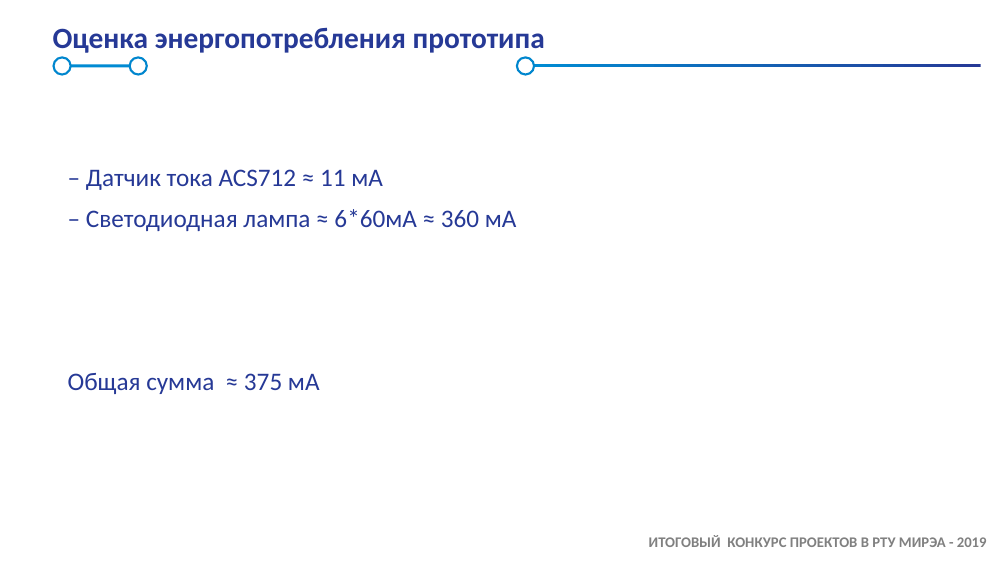
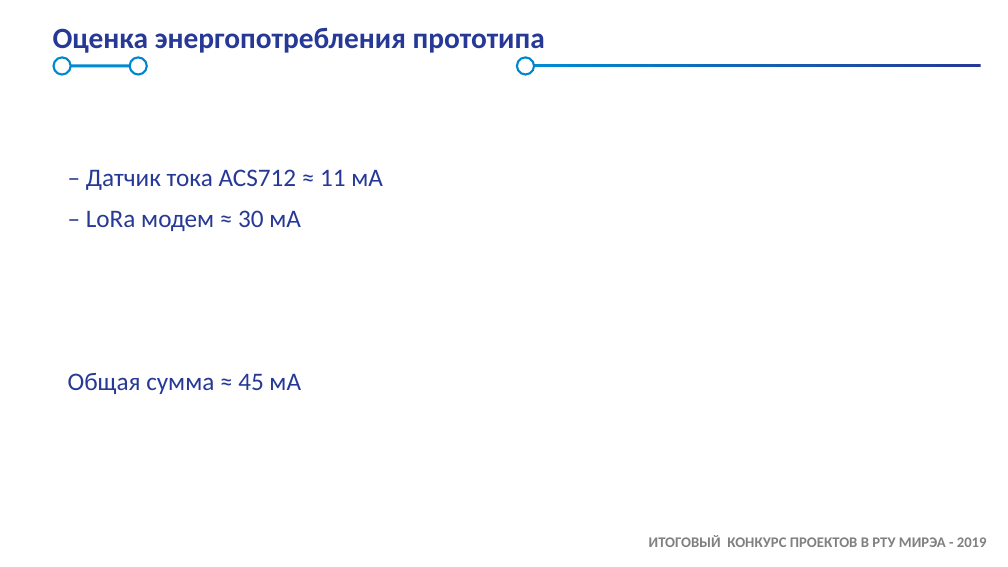
Before and after one commit to Gabslocks/CurrentSensor, a slide deck: slide 8 of docs/SAMSUNG_IoT_Academy_Presentation_Template_2019_1.pptx. Drawn at 1008x567 pixels with LibreOffice and Linux fonts; fonts in the diff are those of the drawing; background and template pictures are left out. Boxes give left, top, right and bottom in pixels: in the first picture for what was removed or moved away, otherwise in the second. Text is boxed around its words. In the diff, an @@ line names an element or a change of style, - is before the commit and + after.

```diff
--- a/docs/SAMSUNG_IoT_Academy_Presentation_Template_2019_1.pptx
+++ b/docs/SAMSUNG_IoT_Academy_Presentation_Template_2019_1.pptx
@@ text at (68, 210, 301, 394): text changed @@
-– Светодиодная лампа ≈ 6*60мА ≈ 360 мА
-Общая сумма ≈ 375 мА
+– LoRa модем ≈ 30 мА
+Общая сумма ≈ 45 мА
```
Also in this commit, not shown: 4 other slides changed, 1 other file.
